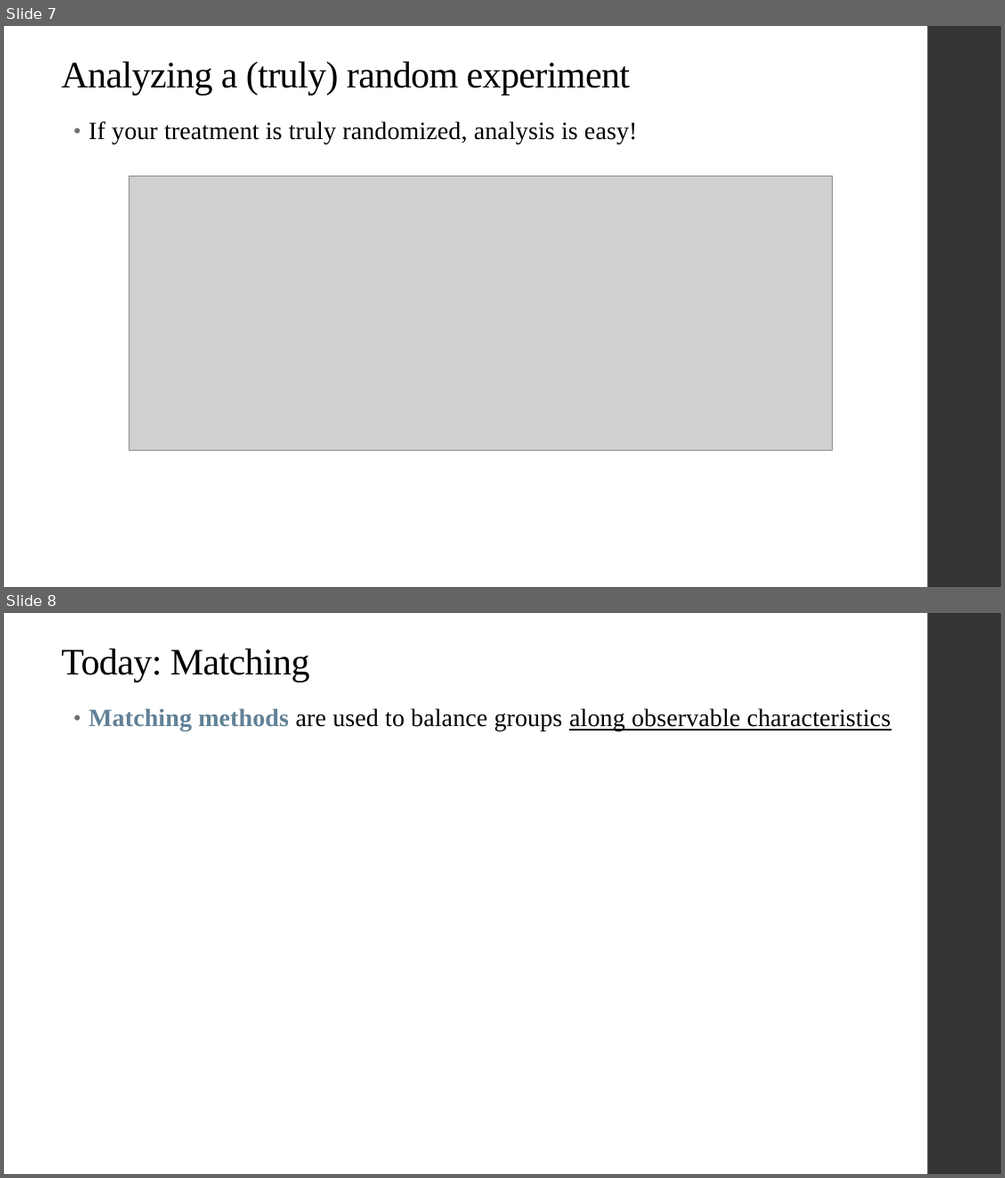
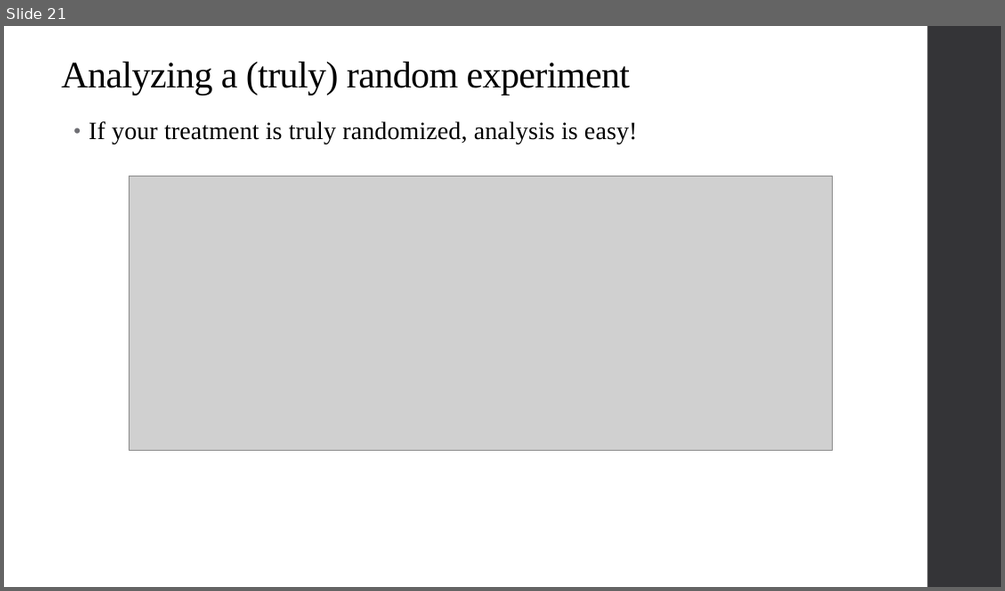
Before and after one commit to qiufei/fork-HAD5744, a slide deck: Lecture05_Matching/Lecture5_Matching_2022F.pptx. Shown one above the other, each under a label of ours: slides 7 and 8 before the commit, slide 21 after it. The pictures are 1005x1178 and 1005x591 pixels, drawn with LibreOffice and Linux fonts; fonts in the diff are those of the drawing; grey boxes stand for pictures. Boxes give left, top, right and bottom in pixels: in the first picture for what was removed or moved away, otherwise in the second. Text is boxed around its words. In the diff, an @@ line names an element or a change of style, - is before the commit and + after.

```diff
--- a/Lecture05_Matching/Lecture5_Matching_2022F.pptx
+++ b/Lecture05_Matching/Lecture5_Matching_2022F.pptx
@@ slide 8 removed at <box>4,613,1001,1174</box>, background #FFFFFF; not listed: 1 template element that a slide beside it also shows @@
@@ title removed at <box>61,649,310,682</box> @@
-Today: Matching
@@ text removed at <box>89,708,891,731</box> @@
-• Matching methods are used to balance groups along observable characteristics
@@ what was slide 7 is now slide 21 @@
```
Also in this commit, not shown: 14 slides changed, 8 slides added, 2 other files.
